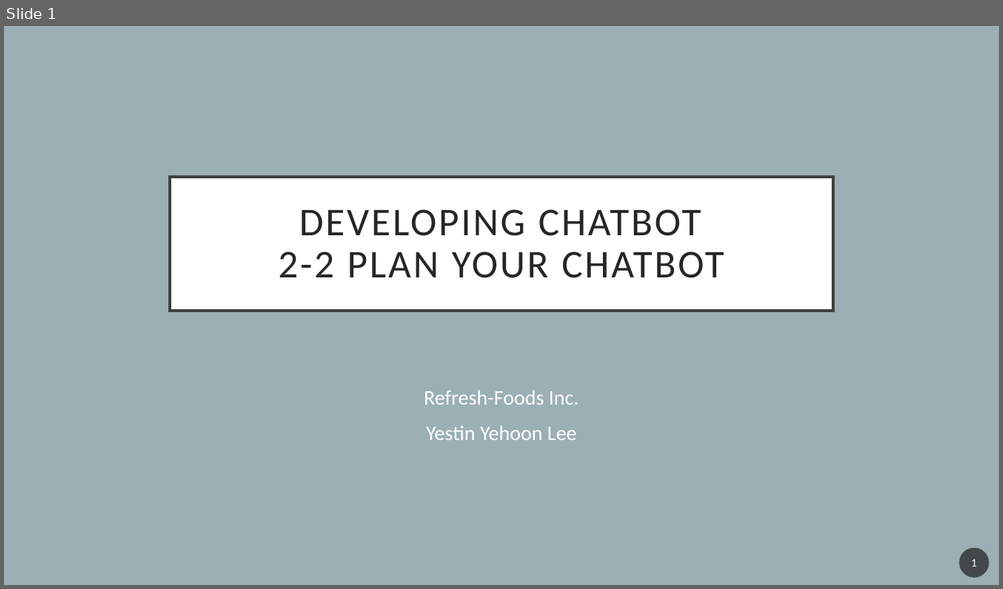
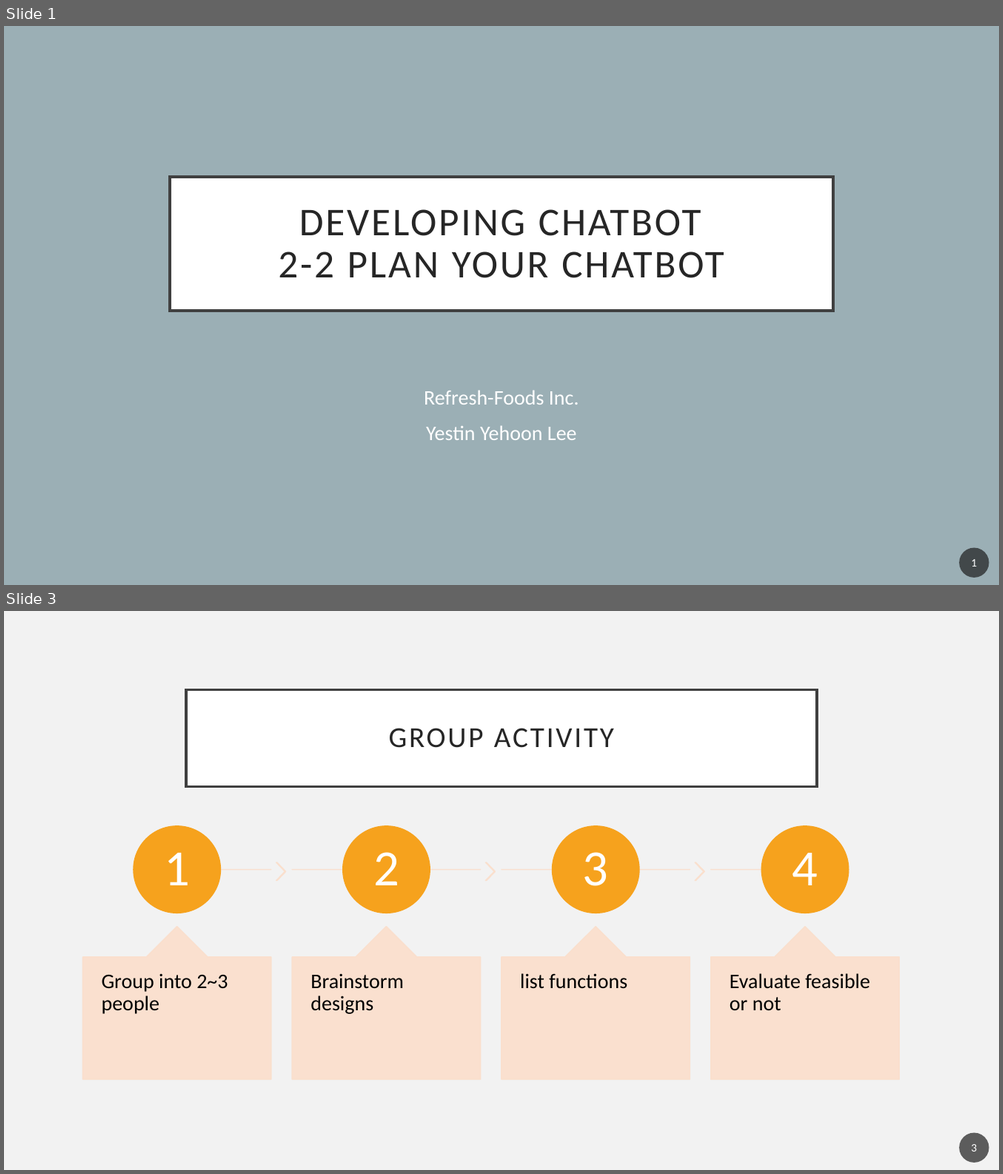
Before and after one commit to YehoonLee3/ChatBotCourse, a slide deck: 2-2 Plan for Your ChatBot.pptx. Shown one above the other, each under a label of ours: slide 1 before the commit, slides 1 and 3 after it; the slides between them are not shown. The pictures are 1003x589 and 1003x1174 pixels, drawn with LibreOffice and Linux fonts; fonts in the diff are those of the drawing. Boxes give left, top, right and bottom in pixels: in the first picture for what was removed or moved away, otherwise in the second. Text is boxed around its words. In the diff, an @@ line names an element or a change of style, - is before the commit and + after.

```diff
--- a/2-2 Plan for Your ChatBot.pptx
+++ b/2-2 Plan for Your ChatBot.pptx
@@ slide 3 added at [4, 611, 999, 1170], background #F2F2F2 @@
@@ title added at [186, 689, 817, 786], fill #FFFFFF, outline #404040 2.5 pt, 28 pt, text #262626 @@
+GROUP ACTIVITY
@@ group added at [83, 826, 899, 1079]: 8 texts, 4 rectangles, 4 ellipses, 4 up arrow callouts, 3 chevrons @@
+1
+Group into 2~3 people
+2
+Brainstorm designs
+3
+list functions
+4
+Evaluate feasible or not
@@ page number added at [959, 1133, 989, 1163], fill #1D1D1D at 70% opacity, 11 pt, text #FFFFFF @@
+3
```
Also in this commit, not shown: 1 slide changed, 1 other slide added, 6 other files.
